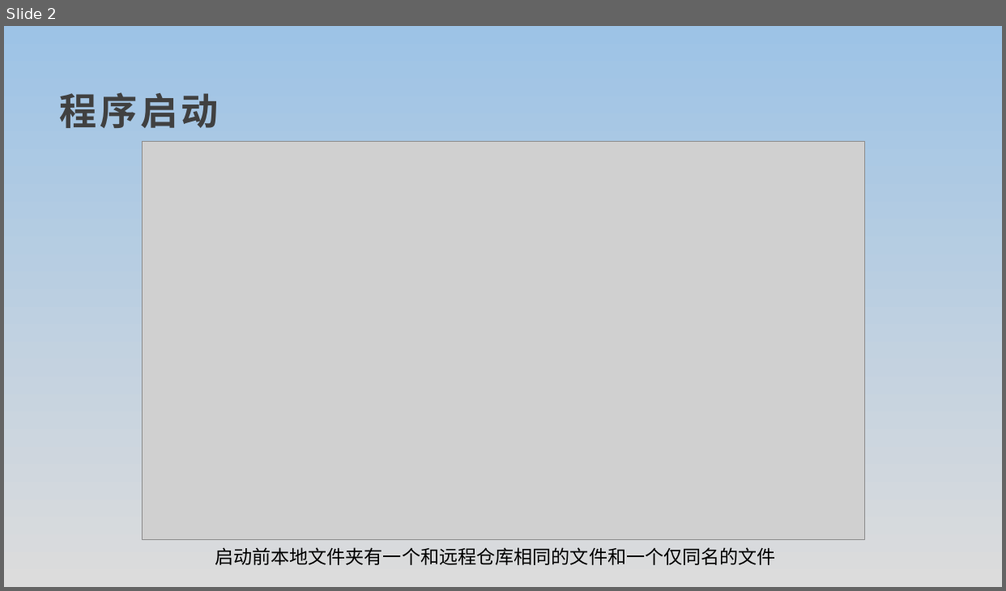
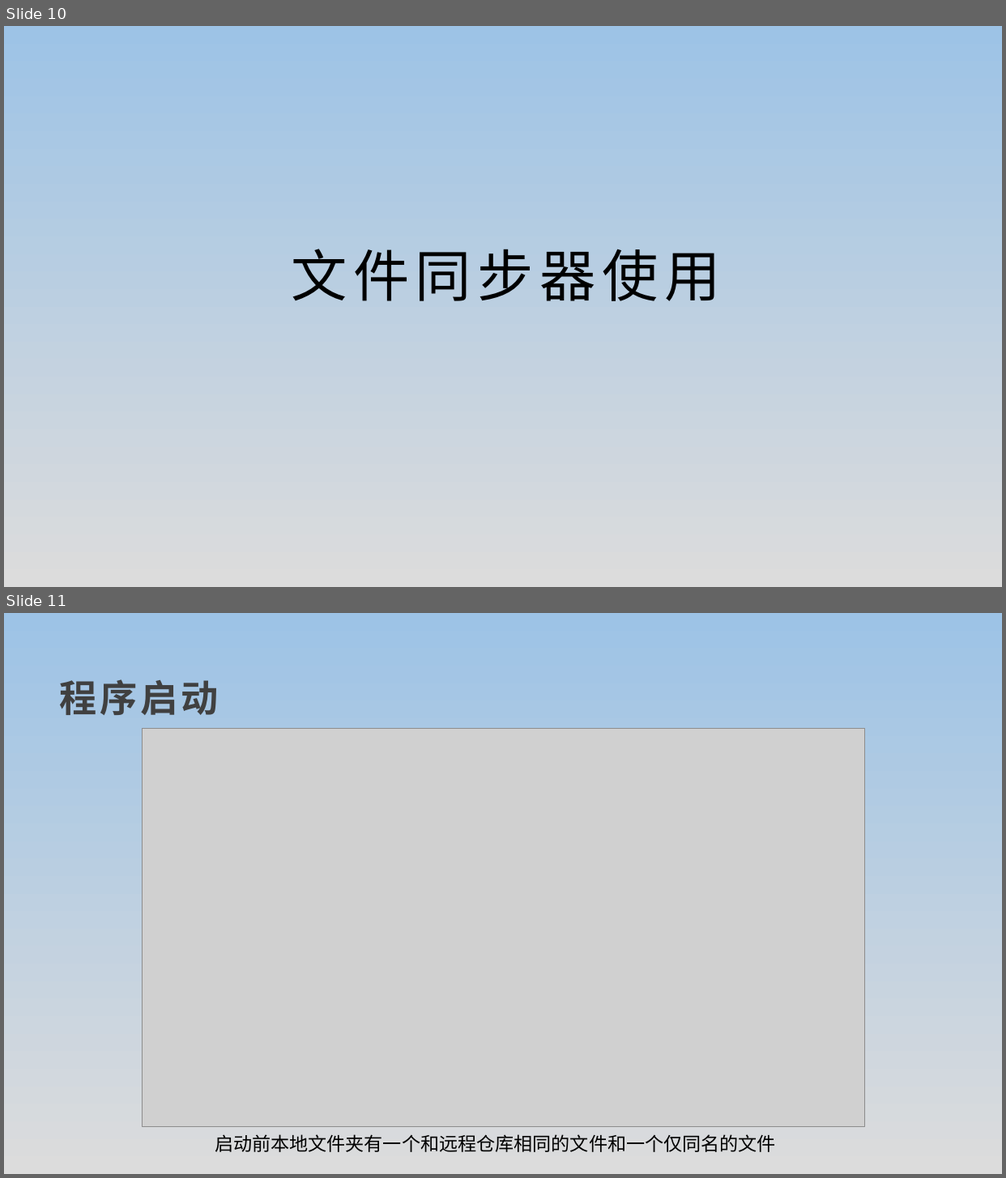
Before and after one commit to Tencin1202/2021-Big-data-development, a slide deck: 大数据怎么存？/文件同步器使用展示.pptx. Shown one above the other, each under a label of ours: slide 2 before the commit, slides 10 and 11 after it. The pictures are 1006x591 and 1006x1178 pixels, drawn with LibreOffice and Linux fonts; fonts in the diff are those of the drawing; grey boxes stand for pictures. Boxes give left, top, right and bottom in pixels: in the first picture for what was removed or moved away, otherwise in the second. Text is boxed around its words. In the diff, an @@ line names an element or a change of style, - is before the commit and + after.

Commit message:
大数据怎么存，文件同步器

```diff
--- a/大数据怎么存？/文件同步器使用展示.pptx
+++ b/大数据怎么存？/文件同步器使用展示.pptx
@@ slide 10 added at box(4, 26, 1002, 587), background gradient #9DC3E6 to #DCDCDC @@
@@ title added at box(291, 249, 721, 301), 54 pt, text #000000 @@
+文件同步器使用
@@ what was slide 2 is now slide 11 @@
```
Also in this commit, not shown: 1 slide changed, 8 other slides added.
